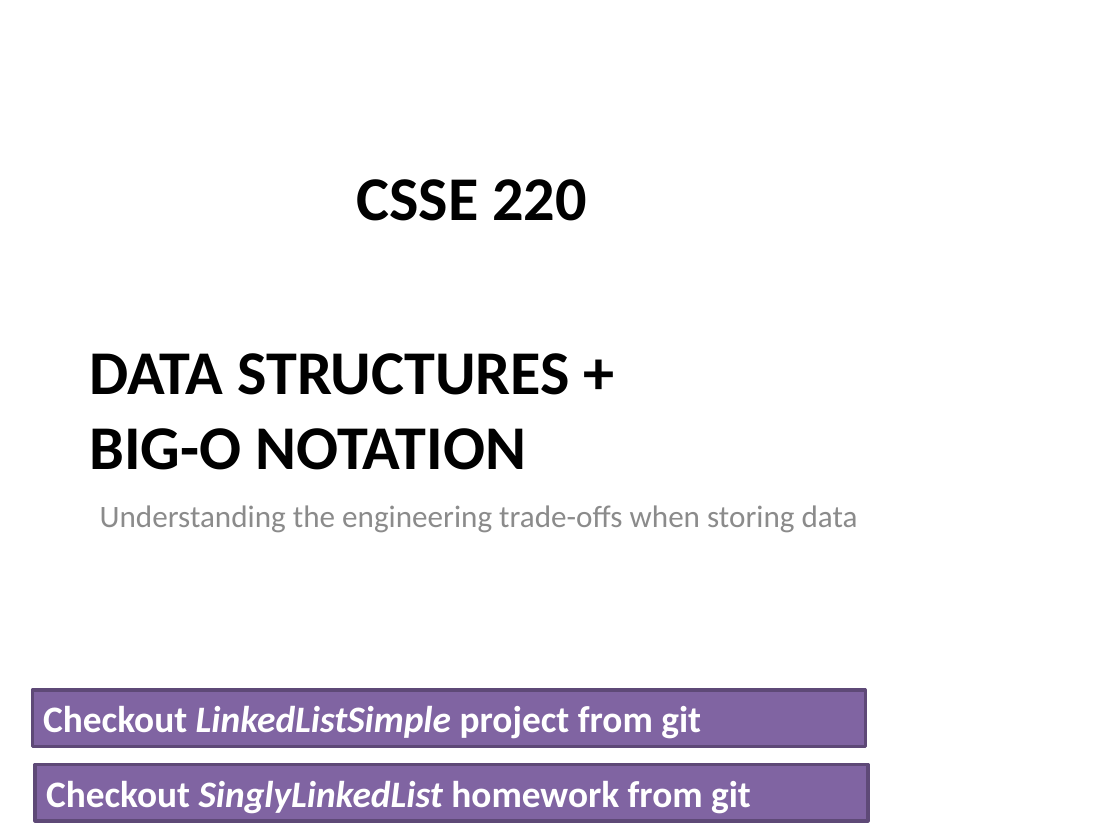
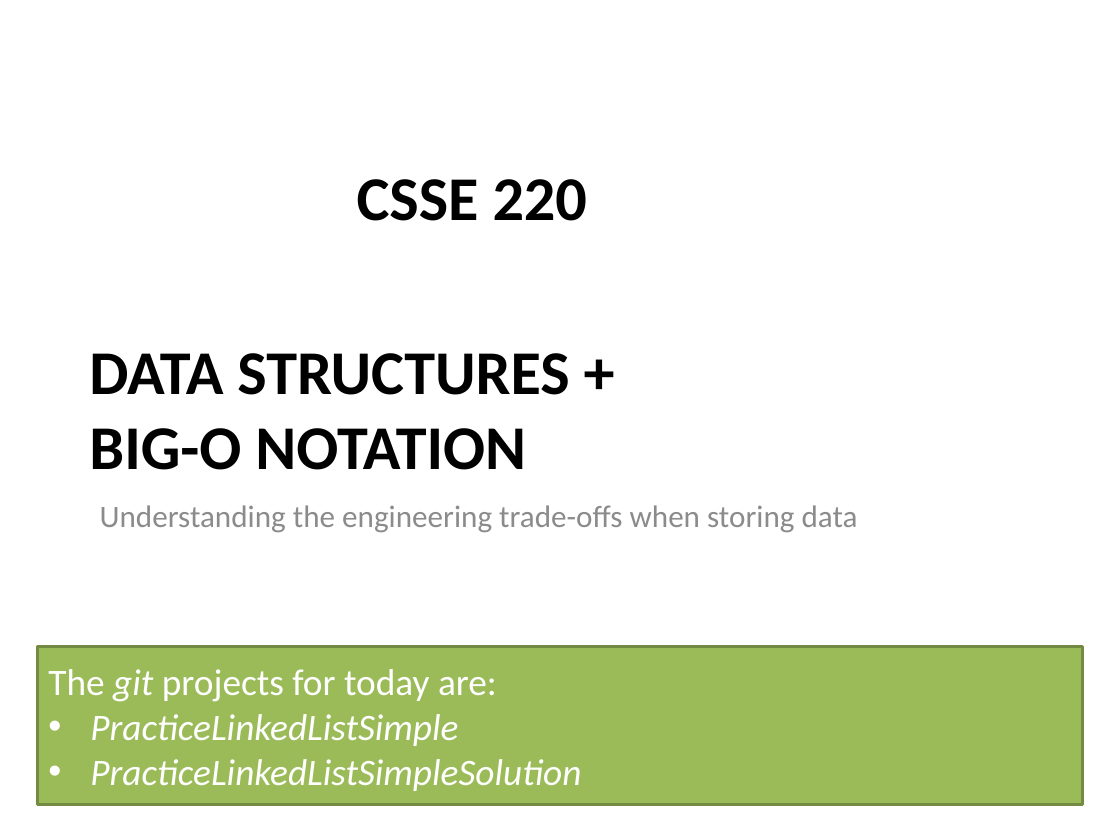
Before and after one commit to RHIT-CSSE/csse220, a slide deck: slide 21 of ClassMaterials/LinkedLists/Slides/LinkedLists.pptx (slide 17 before the commit). Drawn at 1120x840 pixels with LibreOffice and Linux fonts; fonts in the diff are those of the drawing. Boxes give left, top, right and bottom in pixels: in the first picture for what was removed or moved away, otherwise in the second. Text is boxed around its words. In the diff, an @@ line names an element or a change of style, - is before the commit and + after.

```diff
--- a/ClassMaterials/LinkedLists/Slides/LinkedLists.pptx
+++ b/ClassMaterials/LinkedLists/Slides/LinkedLists.pptx
@@ rectangle added at box(37, 646, 1082, 805), fill #9BBB59, outline #738A42 2 pt, 24 pt, text #FFFFFF, italic @@
+The git projects for today are:
+• PracticeLinkedListSimple
+• PracticeLinkedListSimpleSolution
@@ rectangle removed at box(32, 690, 866, 746) @@
-Checkout LinkedListSimple project from git
@@ rectangle removed at box(35, 765, 868, 821) @@
-Checkout SinglyLinkedList homework from git
```
Also in this commit, not shown: 7 other slides changed, 9 slides added, 3 slides removed.
